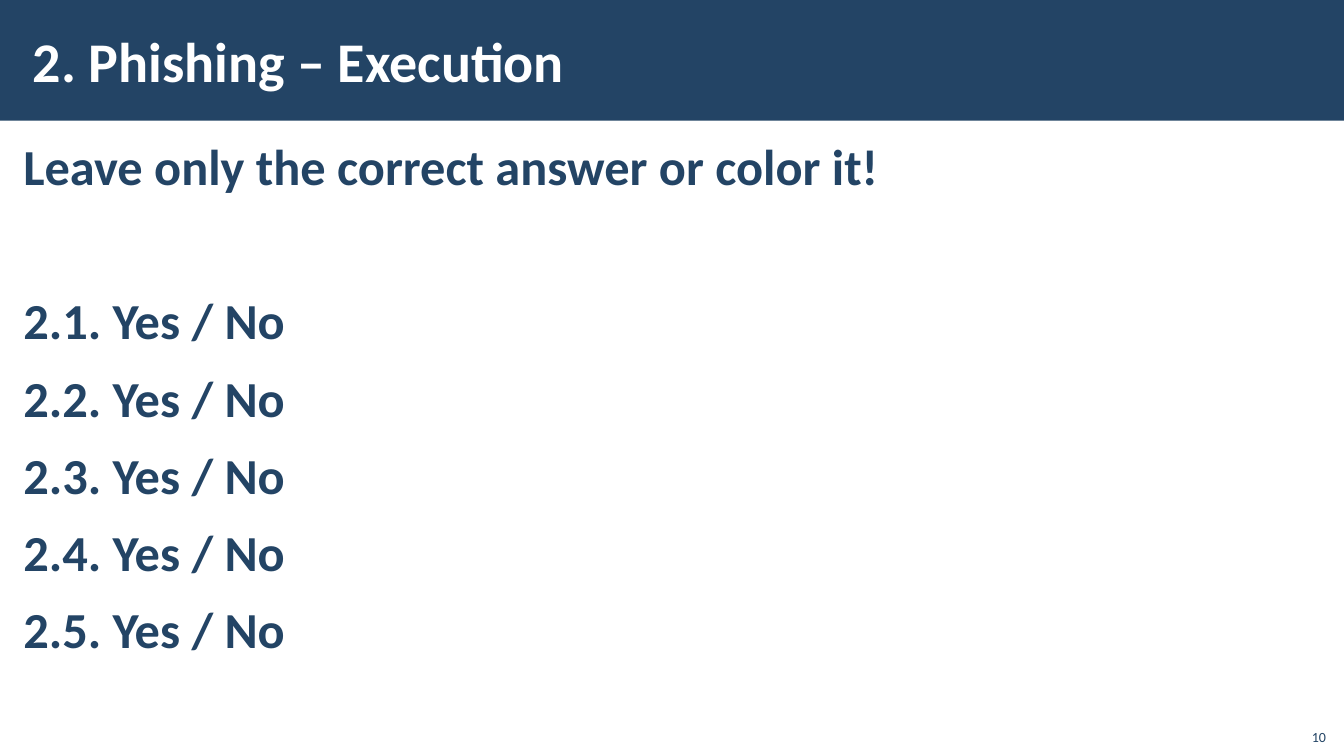
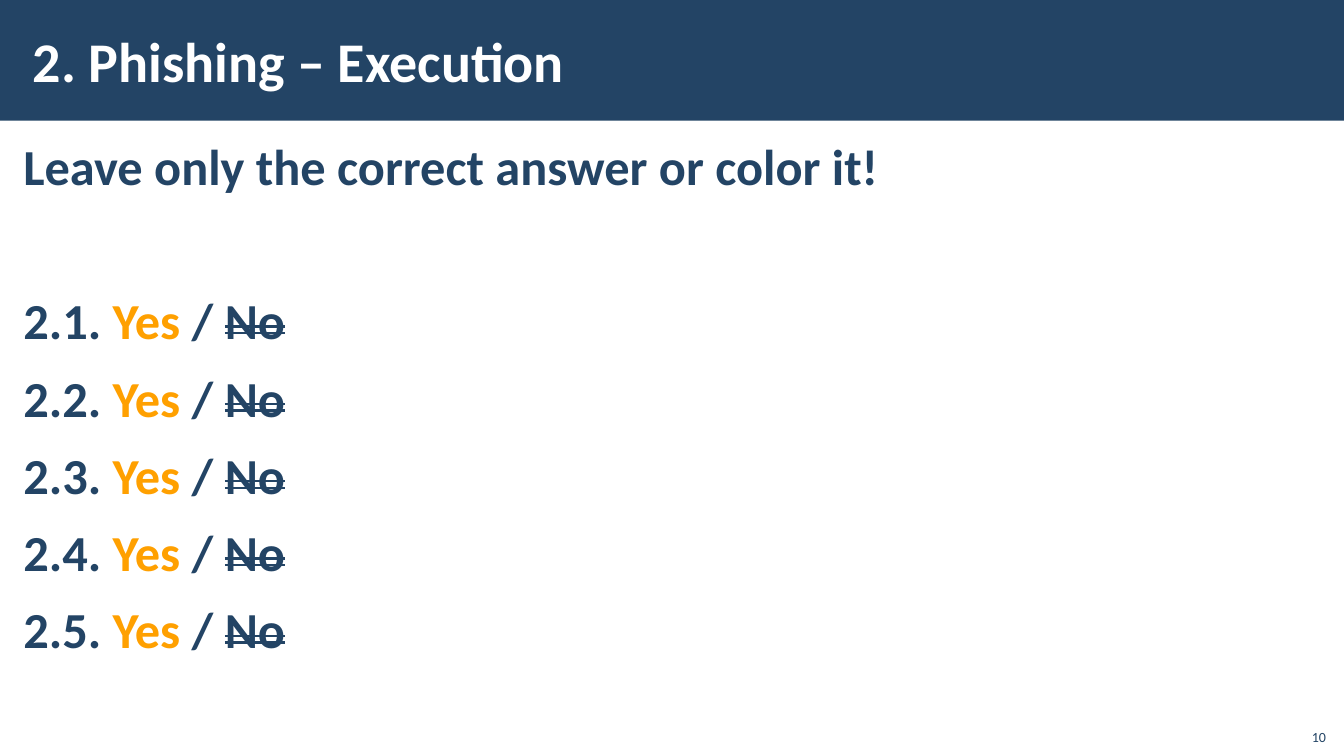
Before and after one commit to pirocorp/Introduction-to-Cyber-Security, a slide deck: slide 10 of 07. Exam/00-Introduction-To-Cyber-Security-Coursework.pptx. Drawn at 1344x756 pixels with LibreOffice and Linux fonts; fonts in the diff are those of the drawing; background and template pictures are left out. Boxes give left, top, right and bottom in pixels: in the first picture for what was removed or moved away, otherwise in the second. Text is boxed around its words. In the diff, an @@ line names an element or a change of style, - is before the commit and + after.

```diff
--- a/07. Exam/00-Introduction-To-Cyber-Security-Coursework.pptx
+++ b/07. Exam/00-Introduction-To-Cyber-Security-Coursework.pptx
@@ text at bbox=[23, 306, 285, 649]: text colour #234465 to #FFA000 in "Yes", "Yes", "Yes", "Yes" and 1 more places; strikethrough on in "No", "No", "No", "No" and 1 more places @@
```
Also in this commit, not shown: 1 other slide changed.
